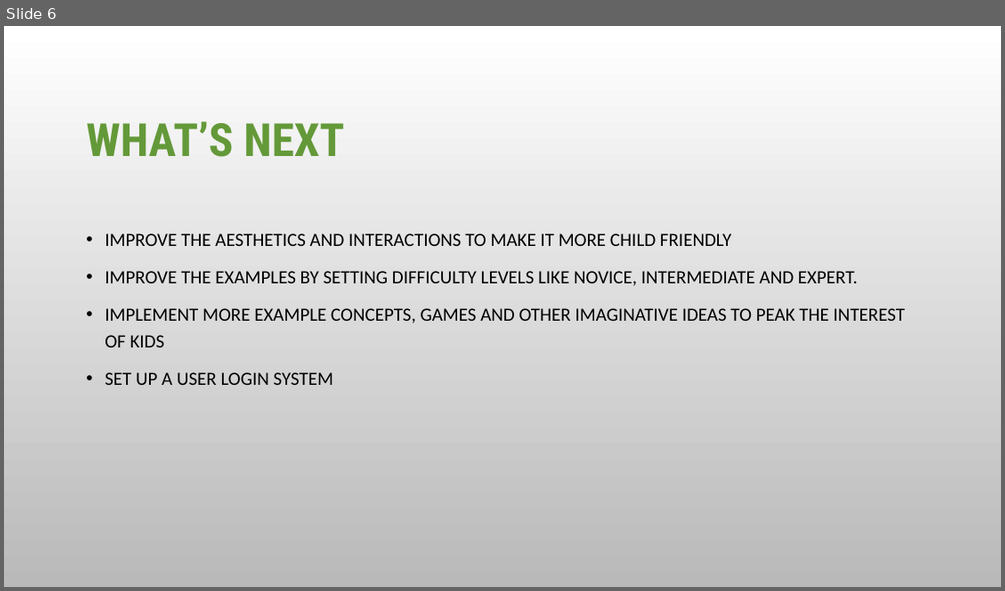
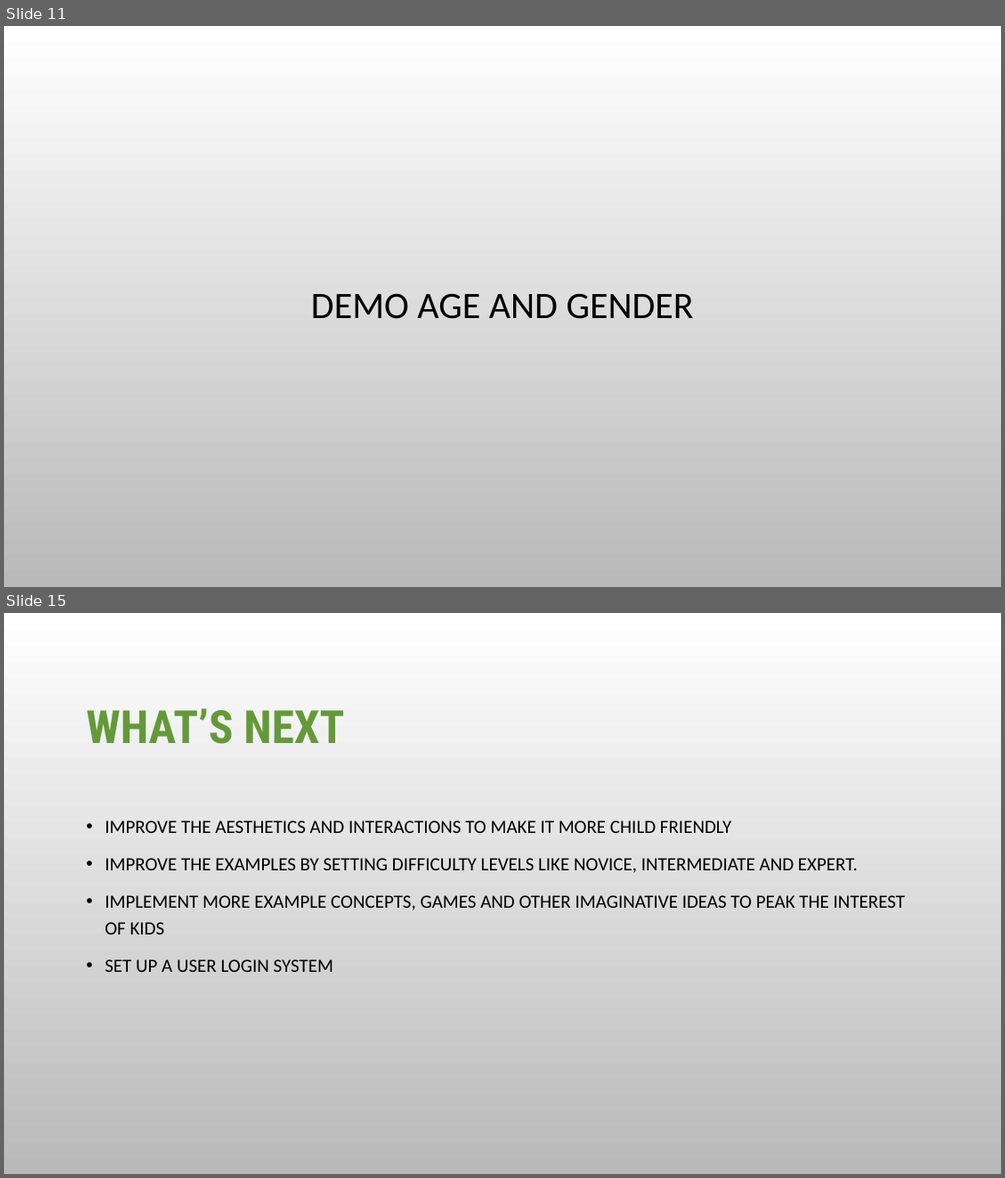
Before and after one commit to Aamir185/AI_Literacy_Tool_Capstone_T2_2020, a slide deck: Team_Contributions/Alwin/Pitch video/Pitch video slides.pptx. Shown one above the other, each under a label of ours: slide 6 before the commit, slides 11 and 15 after it; the slides between them are not shown. The pictures are 1005x591 and 1005x1178 pixels, drawn with LibreOffice and Linux fonts; fonts in the diff are those of the drawing; background and template pictures are left out. Boxes give left, top, right and bottom in pixels: in the first picture for what was removed or moved away, otherwise in the second. Text is boxed around its words. In the diff, an @@ line names an element or a change of style, - is before the commit and + after.

```diff
--- a/Team_Contributions/Alwin/Pitch video/Pitch video slides.pptx
+++ b/Team_Contributions/Alwin/Pitch video/Pitch video slides.pptx
@@ slide 11 added at [4,26,1001,587], background picture (left out) @@
@@ title added at [311,293,694,319], 36 pt, text #000000 @@
+DEMO AGE AND GENDER
@@ what was slide 6 is now slide 15 @@
```
Also in this commit, not shown: 5 slides changed, 13 other slides added.
